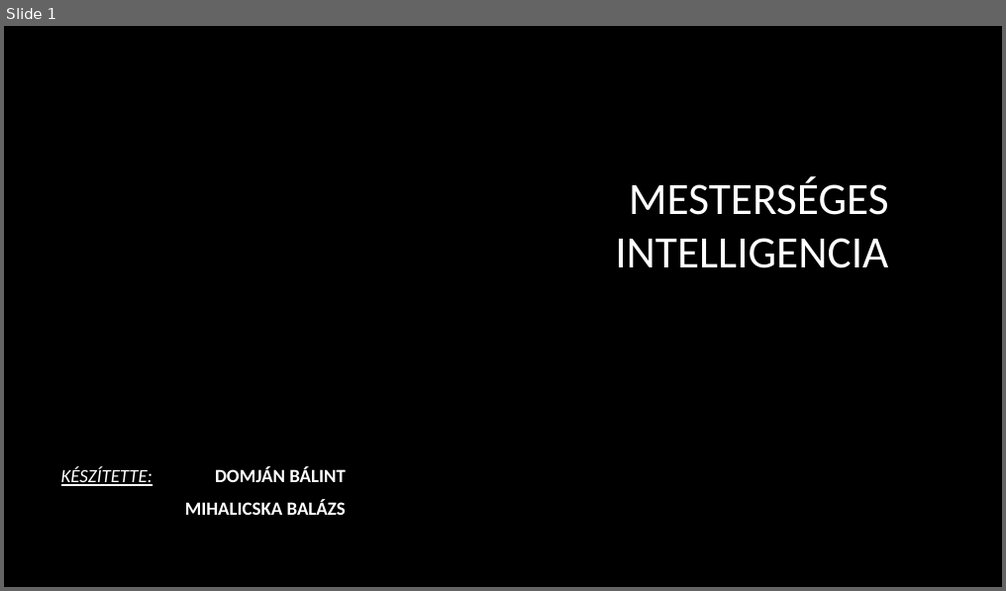
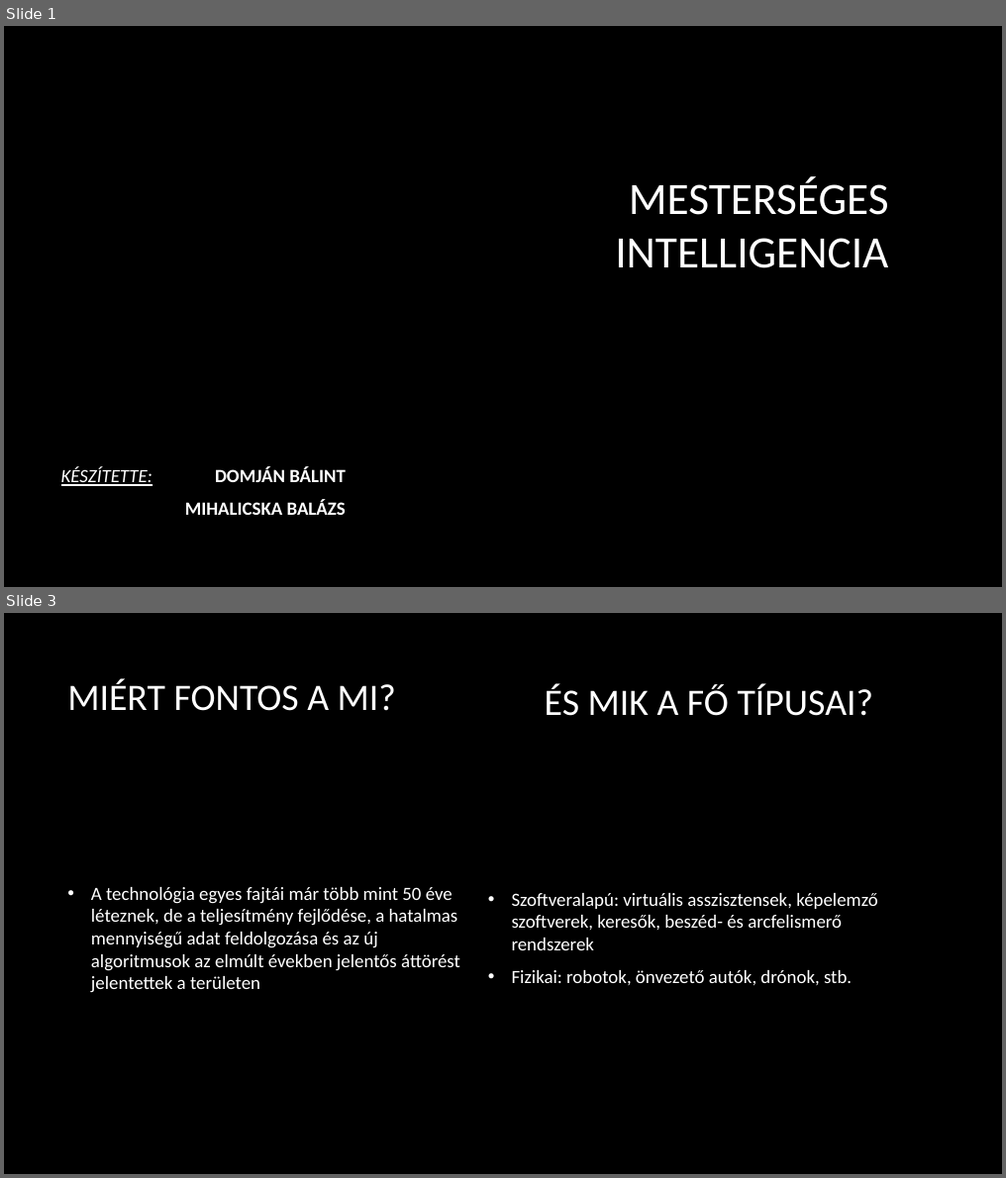
Before and after one commit to DomBalint17/Projekt, a slide deck: mestersegesi.pptx. Shown one above the other, each under a label of ours: slide 1 before the commit, slides 1 and 3 after it; the slides between them are not shown. The pictures are 1006x591 and 1006x1178 pixels, drawn with LibreOffice and Linux fonts; fonts in the diff are those of the drawing; background and template pictures are left out. Boxes give left, top, right and bottom in pixels: in the first picture for what was removed or moved away, otherwise in the second. Text is boxed around its words. In the diff, an @@ line names an element or a change of style, - is before the commit and + after.

```diff
--- a/mestersegesi.pptx
+++ b/mestersegesi.pptx
@@ slide 3 added at (4, 613, 1002, 1174), background picture (left out) @@
@@ title added at (67, 679, 396, 711), 36 pt, text #FFFFFF @@
+MIÉRT FONTOS A MI?
@@ text added at (545, 683, 874, 716), 36 pt, text #FFFFFF @@
+ÉS MIK A FŐ TÍPUSAI?
@@ text added at (91, 887, 460, 993), 18 pt, text #FFFFFF @@
+• A technológia egyes fajtái már több mint 50 éve léteznek, de a teljesítmény fejlődése, a hatalmas mennyiségű adat feldolgozása és az új algoritmusok az elmúlt években jelentős áttörést jelentettek a területen
@@ text added at (512, 893, 878, 986), 18 pt, text #FFFFFF @@
+• Szoftveralapú: virtuális asszisztensek, képelemző szoftverek, keresők, beszéd- és arcfelismerő rendszerek
+• Fizikai: robotok, önvezető autók, drónok, stb.
```
Also in this commit, not shown: 4 other slides added.
